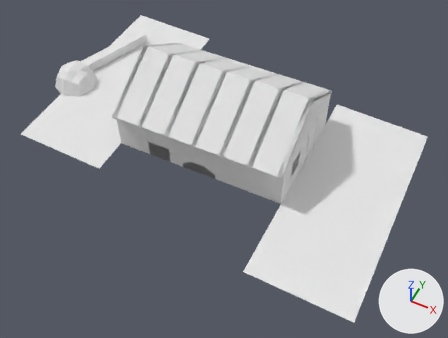
Two versions of the OBJ model G53GRA-Coursework/Code/Data/Models/Map.obj, one commit apart.
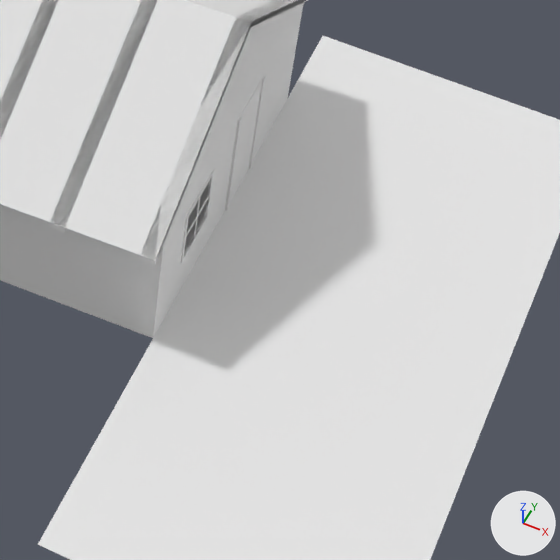
The first picture shows the older version from a camera (50 mm lens) standing at (8.61, -17.28, 19.28) and looking at (0.74, -1.54, -0.38). The close-ups show both versions on the part from 52% to 93% of the width and 27% to 82% of the height of that picture; other places that the commit changed are outside them. The axes (+X, +Y, +Z) are drawn at lower right. The lights are the same throughout. Where no turn or scale is listed for an object, it has been applied to the vertices. Vertices at the same position are counted once.

Names of what the first close-up shows: 'Cube.023_Cube.024', 'Plane.001_Plane.012', 'Roof-back_Plane.001', 'Roof-beams_Cube.008', 'Roof-front_Plane.002', 'Roof-right_Plane.004', 'Walls_Cube.033', 'Window-door_Cube.030'.
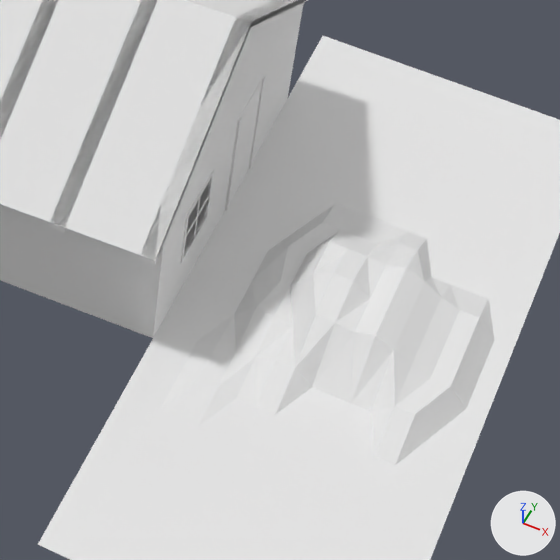
The change, as a list of edits to the scene's bpy script:
```text
Change me_plane_001_plane_012:
    used by ob_plane_001_plane_012; location = (0.0, 0.0, 0.0)
    remove me_plane_001_plane_012.from_pydata(...)  # 289 vertices, 512 faces; spans x 3.75..8.0, y -6.15..4.02, z 0.0
    add me_plane_001_plane_012.from_pydata(...)  # 289 vertices, 512 faces; spans x 3.75..8.0, y -6.15..4.02, z 0.0..0.77
    me_plane_001_plane_012 part 1: 48 of 289 vertices moved; they spanned x 4.55..7.47, y -2.91..0.2, z 0.0 and now span x 4.55..7.47, y -2.91..0.2, z 0.07..0.77; mean shift (0.0, 0.0, 0.39); largest move (5.61, -1.07, 0.0) -> (5.61, -1.07, 0.77)
```

Where the change shows, as pixel boxes [x1, y1, x2, y2] in the close-ups (560 x 560 px; the box of a moved part takes in the faces that stretch with it):
part 1 of me_plane_001_plane_012, moved or reshaped: before [160, 204, 508, 465]; after [160, 204, 495, 465]
